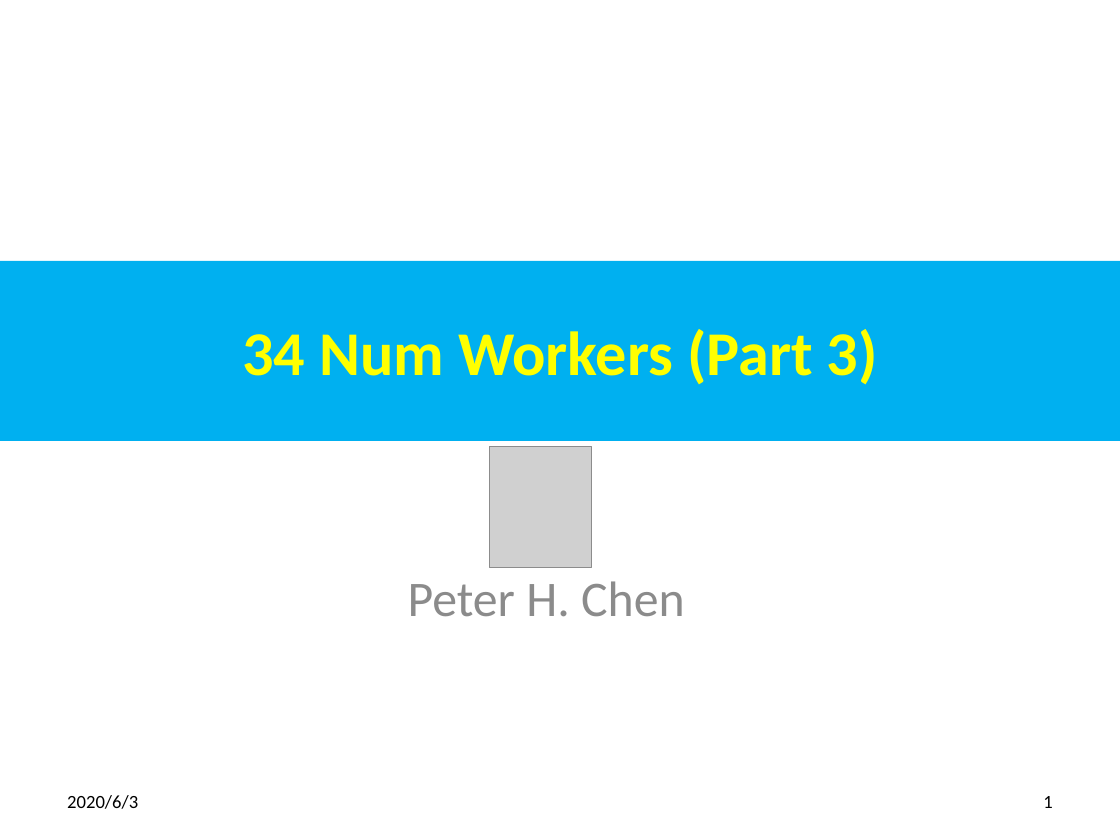
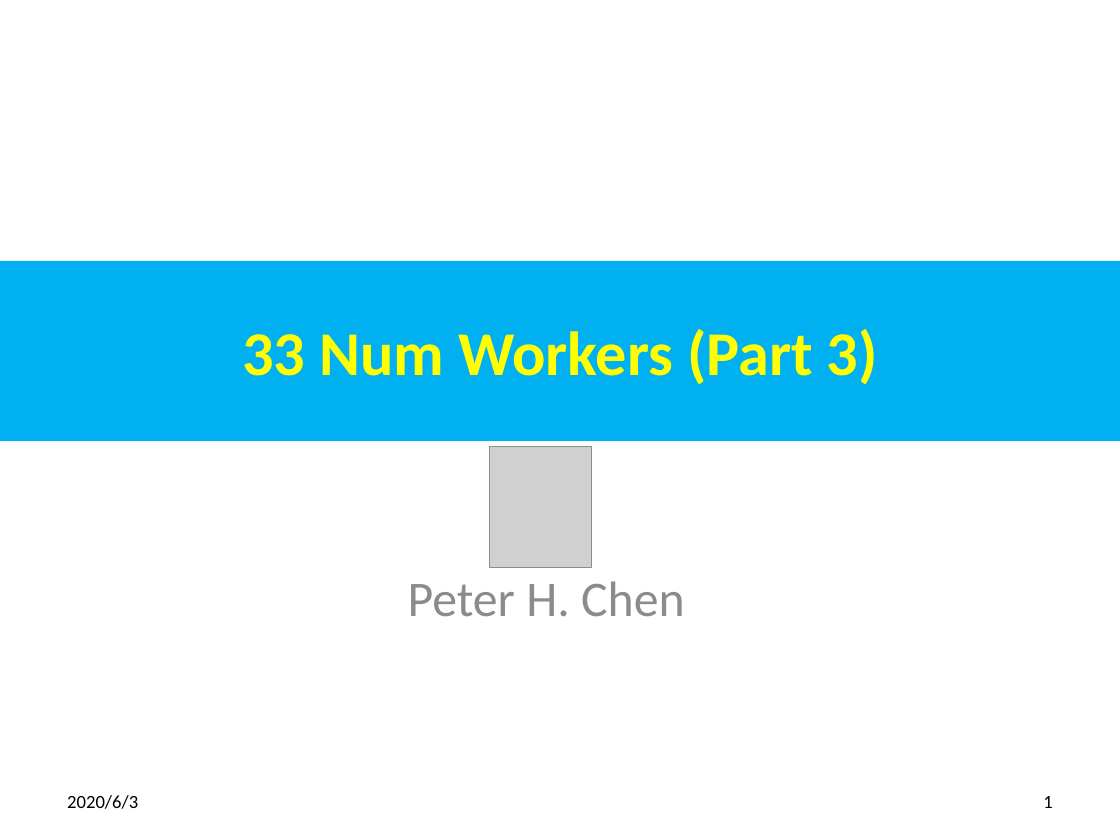
Before and after one commit to peterhchen/900_PyTorch, a slide deck: slide 1 of 33_NumWorkers.pptx. Drawn at 1120x840 pixels with LibreOffice and Linux fonts; fonts in the diff are those of the drawing; grey boxes stand for pictures. Boxes give left, top, right and bottom in pixels: in the first picture for what was removed or moved away, otherwise in the second. Text is boxed around its words. In the diff, an @@ line names an element or a change of style, - is before the commit and + after.

```diff
--- a/33_NumWorkers.pptx
+++ b/33_NumWorkers.pptx
@@ title at (242, 329, 878, 385): text changed @@
-34 Num Workers (Part 3)
+33 Num Workers (Part 3)
```
Also in this commit, not shown: 1 other slide changed.
